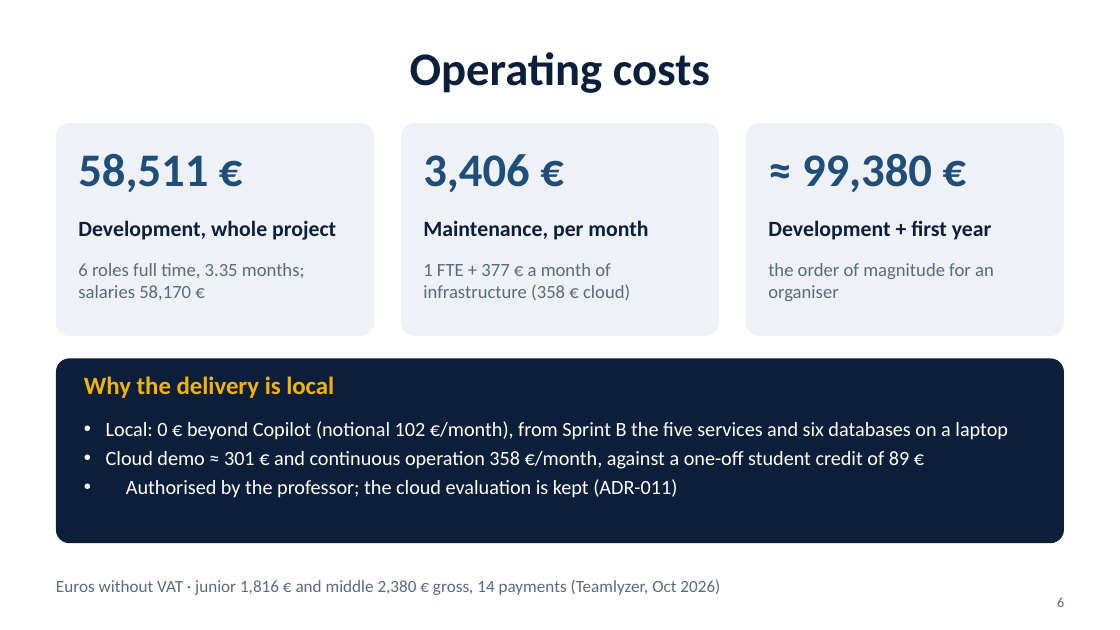
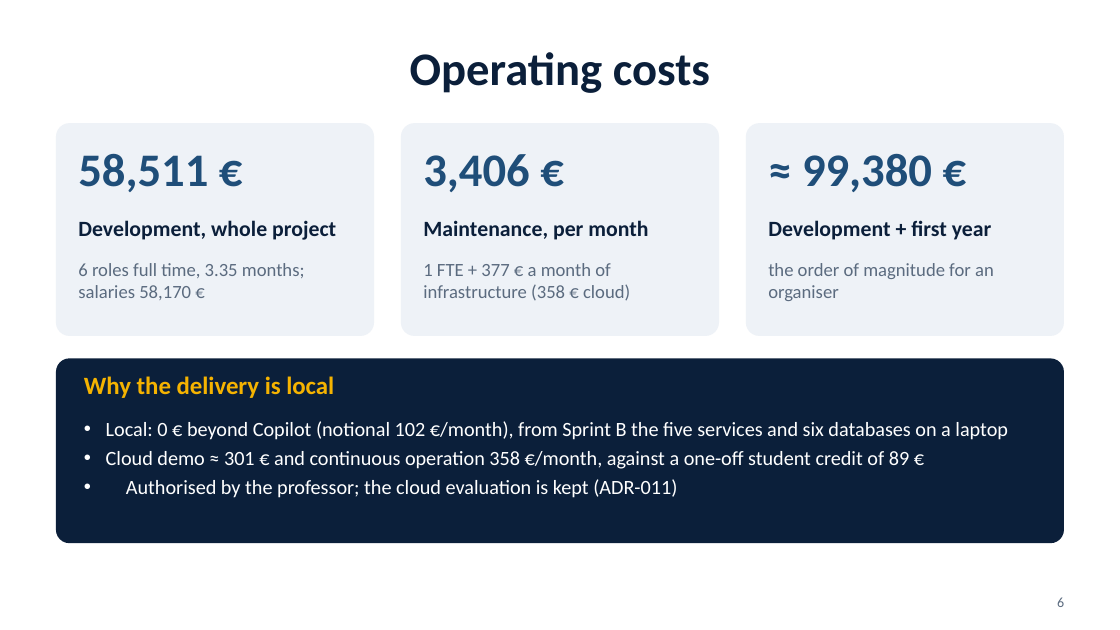
Before and after one commit to tomasoliveira21/LABDSOF, a slide deck: slide 6 of Docs/Presentation/Farol_Sprint_A_PL_Presentation.pptx. Drawn at 1120x630 pixels with LibreOffice and Linux fonts; fonts in the diff are those of the drawing. Boxes give left, top, right and bottom in pixels: in the first picture for what was removed or moved away, otherwise in the second. Text is boxed around its words. In the diff, an @@ line names an element or a change of style, - is before the commit and + after.

```diff
--- a/Docs/Presentation/Farol_Sprint_A_PL_Presentation.pptx
+++ b/Docs/Presentation/Farol_Sprint_A_PL_Presentation.pptx
@@ text removed at (56, 579, 720, 595) @@
-Euros without VAT · junior 1,816 € and middle 2,380 € gross, 14 payments (Teamlyzer, Oct 2026)
```
Also in this commit, not shown: 6 other slides changed, 2 other files.
